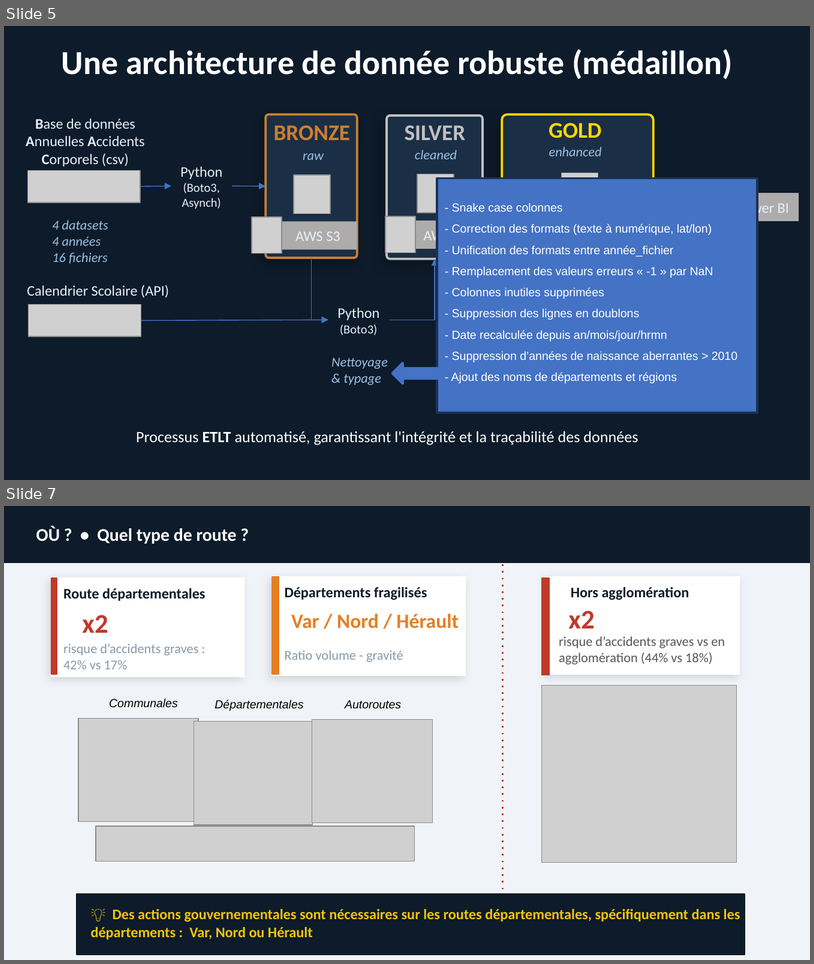
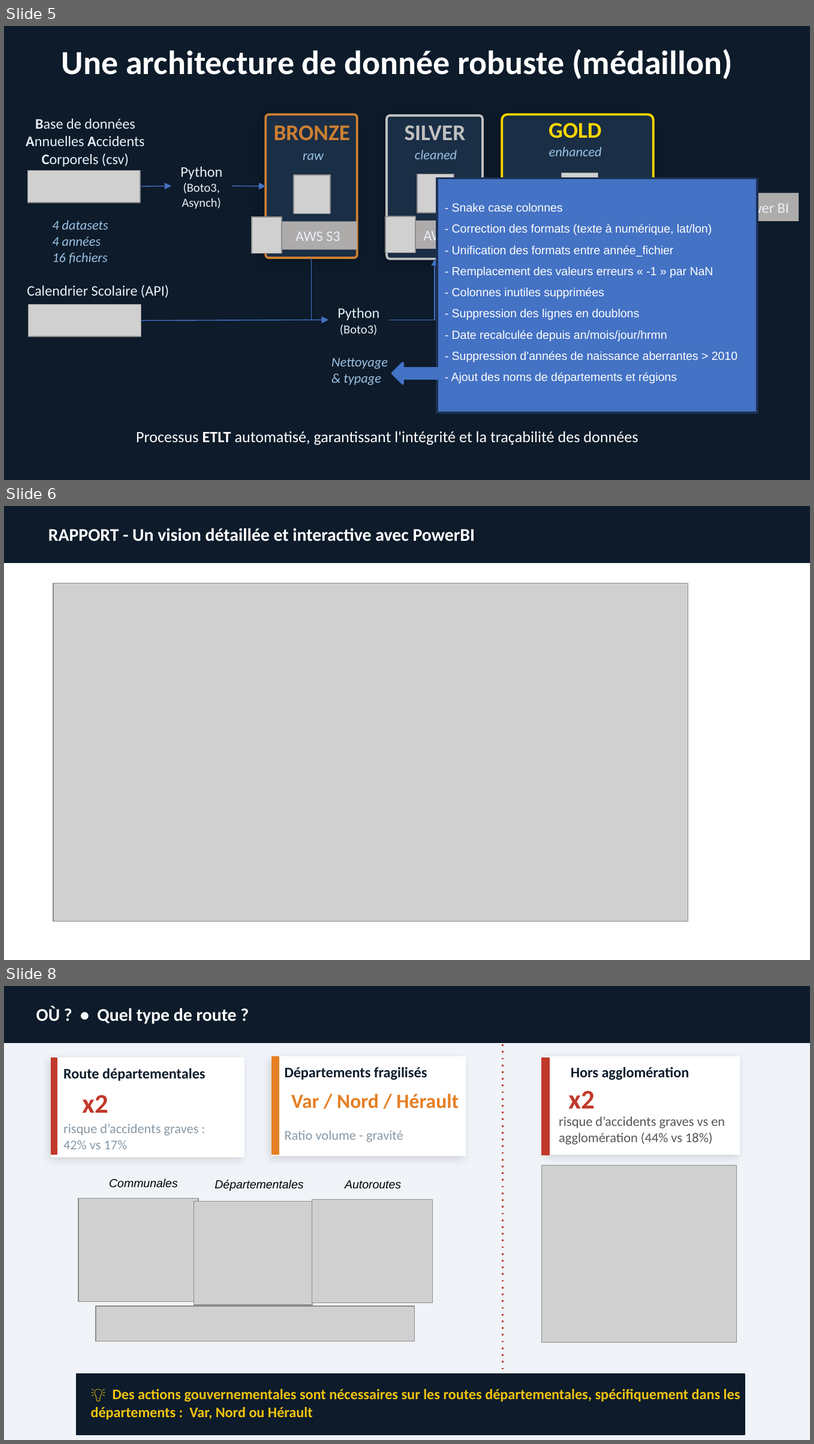
Before and after one commit to PaulMerieux/final_project_jedha_2026, a slide deck: Présentation - Sécurité Routière - Final.pptx. Shown one above the other, each under a label of ours: slides 5 and 7 before the commit, slides 5, 6 and 8 after it; the slides between them are not shown. The pictures are 814x964 and 814x1444 pixels, drawn with LibreOffice and Linux fonts; fonts in the diff are those of the drawing; grey boxes stand for pictures. Boxes give left, top, right and bottom in pixels: in the first picture for what was removed or moved away, otherwise in the second. Text is boxed around its words. In the diff, an @@ line names an element or a change of style, - is before the commit and + after.

Commit message:
MAJ PPT & PowerBI

```diff
--- a/Présentation - Sécurité Routière - Final.pptx
+++ b/Présentation - Sécurité Routière - Final.pptx
@@ slide 6 added at [4, 506, 810, 960], background #FFFFFF @@
@@ rectangle added at [4, 506, 810, 562], fill #0D1B2A, outline #0D1B2A 1 pt @@
@@ text added at [48, 528, 475, 541], 16 pt, text #FFFFFF, bold @@
+RAPPORT - Un vision détaillée et interactive avec PowerBI
@@ text added at [53, 529, 426, 541], 28 pt, text #FFFFFF, bold @@
+Power BI - Rapport d’analyse
@@ picture added at [53, 583, 689, 921] @@
@@ what was slide 7 is now slide 8 @@
```
Also in this commit, not shown: 6 slides changed, 2 other files.
